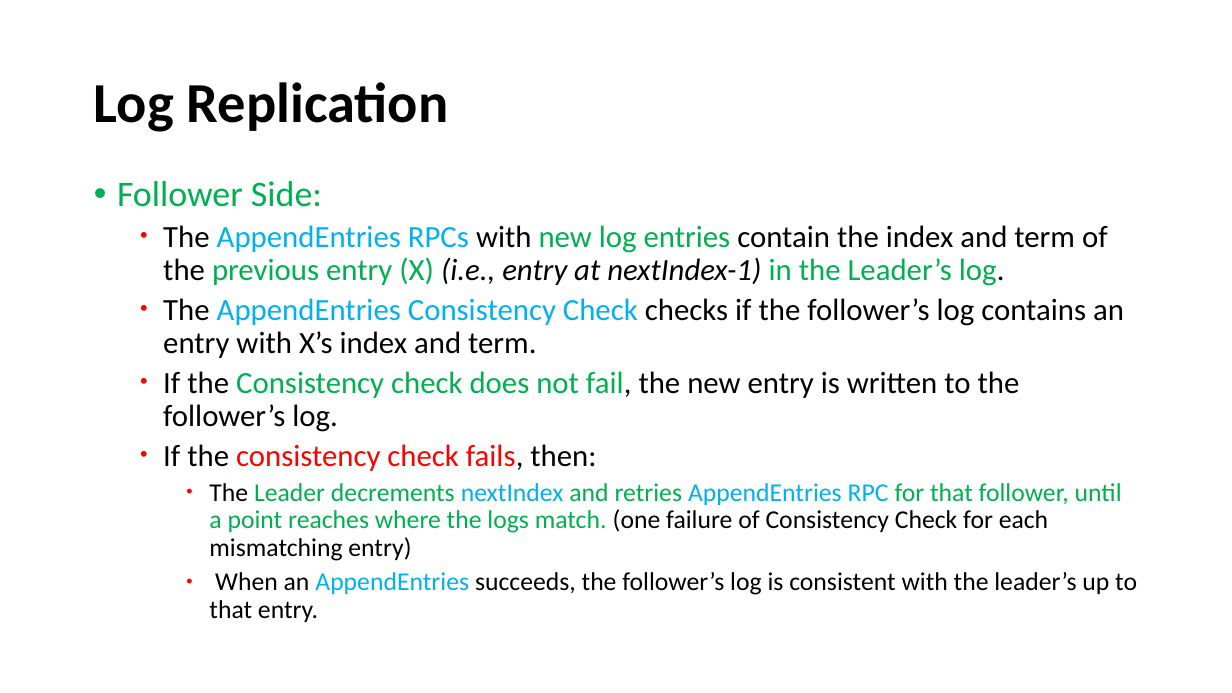
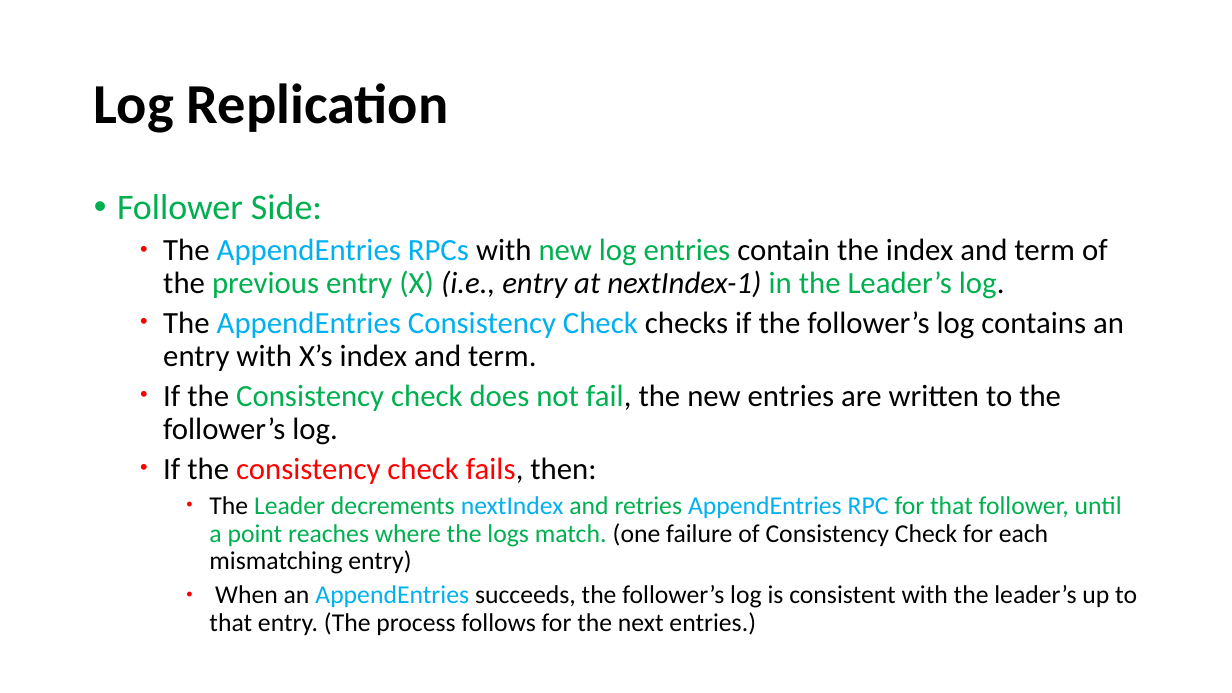
Before and after one commit to paulsaswata/public, a slide deck: slide 11 of The Raft Consensus Algorithm.pptx (slide 10 before the commit). Drawn at 1232x693 pixels with LibreOffice and Linux fonts; fonts in the diff are those of the drawing. Boxes give left, top, right and bottom in pixels: in the first picture for what was removed or moved away, otherwise in the second. Text is boxed around its words. In the diff, an @@ line names an element or a change of style, - is before the commit and + after.

```diff
--- a/The Raft Consensus Algorithm.pptx
+++ b/The Raft Consensus Algorithm.pptx
@@ text "Follower Side:": place and size @@
-text "Follower Side:" at box(117, 181, 1137, 622)
+text "Follower Side:" at box(117, 194, 1137, 635)
@@ text at box(163, 384, 1061, 445): text changed @@
-  • If the Consistency check does not fail, the new entry is written to the follower’s log.
+  • If the Consistency check does not fail, the new entries are written to the follower’s log.
@@ text at box(209, 585, 1137, 635): text changed @@
-    • When an AppendEntries succeeds, the follower’s log is consistent with the leader’s up to that entry.
+    • When an AppendEntries succeeds, the follower’s log is consistent with the leader’s up to that entry. (The process follows for the next entries.)
```
Also in this commit, not shown: 5 other slides changed, 2 slides added.
